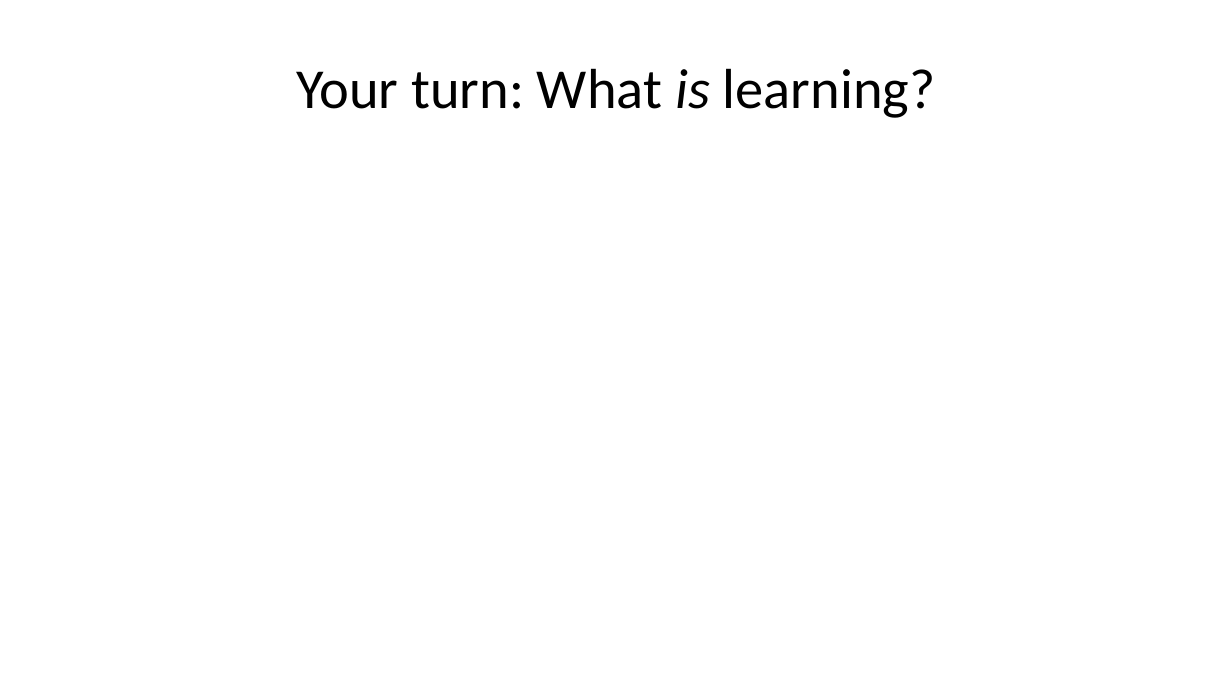
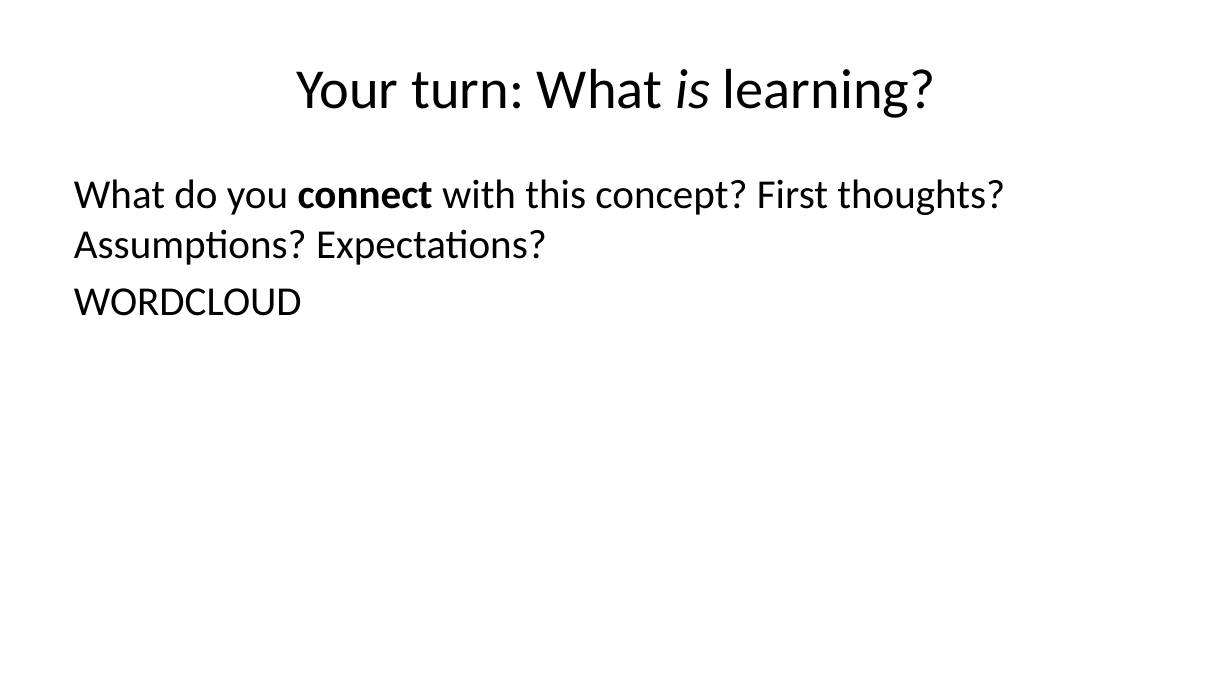
Before and after one commit to lmu-osc/train-the-trainer-student-track-pedagogy, a slide deck: slide 23 of materials/PMM-M1/PMM-M1-S1-Core-Didactic-Principles/PMM-M1-S1-Core-Didactic-Principles-slides.pptx (slide 19 before the commit). Drawn at 1232x693 pixels with LibreOffice and Linux fonts; fonts in the diff are those of the drawing. Boxes give left, top, right and bottom in pixels: in the first picture for what was removed or moved away, otherwise in the second. Text is boxed around its words. In the diff, an @@ line names an element or a change of style, - is before the commit and + after.

```diff
--- a/materials/PMM-M1/PMM-M1-S1-Core-Didactic-Principles/PMM-M1-S1-Core-Didactic-Principles-slides.pptx
+++ b/materials/PMM-M1/PMM-M1-S1-Core-Didactic-Principles/PMM-M1-S1-Core-Didactic-Principles-slides.pptx
@@ text added at bbox=[74, 179, 1005, 316], 24 pt, text #000000 @@
+What do you connect with this concept? First thoughts? Assumptions? Expectations?
+WORDCLOUD
```
Also in this commit, not shown: 29 other slides changed, 9 slides added, 48 other files.
